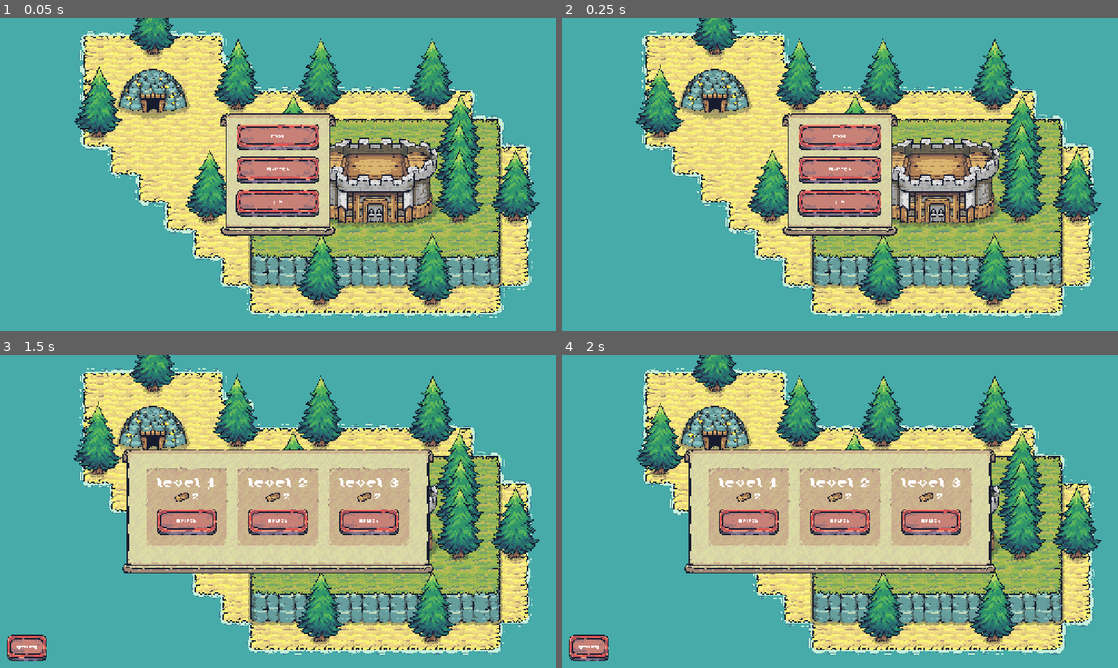
Above: before the commit, frames 1-4 (two rows, left to right).
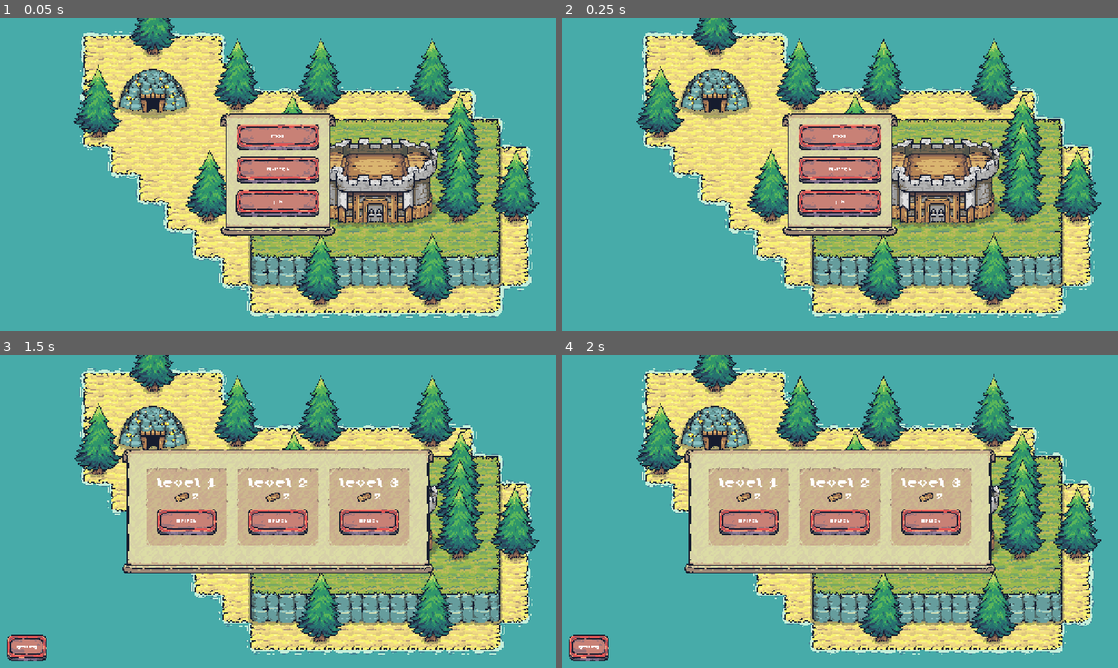
Above: after the commit, the same moments.

Repository: fkemeh18/grid-demo
Game: Godot game, scene res://Scenes/UI/Menus/main_menu.tscn
Same seed, same stepped clock (60 frames per second), same inputs: the game is played once before the commit and once after it.
Inputs (mouse positions are in pixels of both pictures, inside the frame that each line leads up to):
- Up to frame 1 (0.05 s): no input
- Up to frame 2 (0.25 s): no input
- Up to frame 3 (1.5 s): click "Play" at 0.5 s; move the mouse to (400, 495) at 1.27 s; hold D (pan_right) from 1.28 s (still down); click (400, 495) at 1.35 s
- Up to frame 4 (2 s): keep holding D (pan_right)

The runs differ from the first frame. In frame 1, 3.7% of the frame differs, in the area x 13-97%, y 0-96%; in frame 2, 3.7%; in frame 3, 3.4%; in frame 4, 3.0%.

Commit message:
Animation Update 1
Each building has had new animations added to how they function, including both an animation for how they move when the cursor moves and their standard vertical movement that loops before placement. The way buildings hover over specific tiles before placement has also been updated, allowing players to hover over grid vertices to place or destroy buildings rather than a specific tile. This allows for a smoother, more intuitive building and gameplay experience that functionally works the same as before.

Diff:
--- /dev/null
+++ b/Scenes/Components/building_animator_component.gd
@@ -0,0 +1,10 @@
+class_name BuildingAnimatorComponent
+extends Node2D
+
+var _active_tween: Tween
+
+func _ready():
+	play_in_animation()
+
+func play_in_animation() -> void:
+	if _active_tween != null && _active_tween.is_valid(): _active_tween.kill()
--- /dev/null
+++ b/Scenes/Components/building_animator_component.tscn
@@ -0,0 +1,6 @@
+[gd_scene format=3 uid="uid://cutbk56iji1d"]
+
+[ext_resource type="Script" uid="uid://bim1acauid3lb" path="res://Scenes/Components/building_animator_component.gd" id="1_0muio"]
+
+[node name="BuildingAnimatorComponent" type="Node2D" unique_id=1613588455]
+script = ExtResource("1_0muio")
--- a/Scenes/UI/building_ghost.tscn
+++ b/Scenes/UI/building_ghost.tscn
@@ -117,7 +117,7 @@
 &"default": SubResource("Animation_2gfic")
 }
 
-[node name="BuildingGhost" type="Node2D" unique_id=551851122 node_paths=PackedStringArray("_building_boundary_TL", "_building_boundary_TR", "_building_boundary_BL", "_building_boundary_BR", "_sprite_root")]
+[node name="BuildingGhost" type="Node2D" unique_id=551851122 node_paths=PackedStringArray("_building_boundary_TL", "_building_boundary_TR", "_building_boundary_BL", "_building_boundary_BR", "_sprite_root", "_vertical_root")]
 y_sort_enabled = true
 script = ExtResource("1_8v0ut")
 _building_boundary_TL = NodePath("BuildingAreaTL")
@@ -125,6 +125,7 @@
 _building_boundary_BL = NodePath("BuildingAreaBL")
 _building_boundary_BR = NodePath("BuildingAreaBR")
 _sprite_root = NodePath("SpriteRoot")
+_vertical_root = NodePath("SpriteRoot/VerticalRoot")
 
 [node name="AnimationPlayer" type="AnimationPlayer" parent="." unique_id=1420342211]
 libraries/ = SubResource("AnimationLibrary_os7yg")
@@ -170,4 +171,7 @@
 offset = Vector2(-34, -30)
 
 [node name="SpriteRoot" type="Node2D" parent="." unique_id=1478498575]
+top_level = true
 y_sort_enabled = true
+
+[node name="VerticalRoot" type="Node2D" parent="SpriteRoot" unique_id=2063229950]
--- a/Scripts/Management/building_manager.gd
+++ b/Scripts/Management/building_manager.gd
@@ -45,12 +45,14 @@
 
 # passes updated mouse_pos to tile map class for tile
 func _process(delta):
-	var mouse_pos = _grid_manager._get_mouse_grid_pos_without_update()
+	var mouse_pos
 
 	match _curr_state:
 		GameEventsAutoloader.State.Base:
-			pass
+			mouse_pos = _grid_manager._get_mouse_grid_pos_without_update()
 		GameEventsAutoloader.State.PlacingBuilding:
+			mouse_pos = _grid_manager.get_mouse_grid_pos_with_dimension_offset(
+									_grid_manager._cursor_tml.ghost_dimensions)
 			_grid_manager._cursor_tml.set_tile(
 											Rect2i(mouse_pos, Vector2i()))
 
@@ -146,6 +148,7 @@
 	_grid_manager._cursor_tml._ghost_cursor.add_sprite_node(
 														building_ghost_sprite)
 	_grid_manager._cursor_tml._ghost_cursor.set_dimensions(resource.dimensions)
+	_grid_manager._cursor_tml.ghost_dimensions = resource.dimensions
 
 	_building_resource = resource
 	_update_grid_display()
--- a/Scripts/Management/grid_manager.gd
+++ b/Scripts/Management/grid_manager.gd
@@ -21,6 +21,12 @@
 
 func _get_mouse_grid_pos_without_update() -> Vector2i:
 	return _cursor_tml.process_mouse_pos()
+
+func get_mouse_grid_pos_with_dimension_offset(dimensions: Vector2) -> Vector2i:
+	var mouse_grid_pos = _cursor_tml.get_mouse_pos() / 64
+	mouse_grid_pos -= (dimensions / 2)
+	mouse_grid_pos = mouse_grid_pos.round()
+	return Vector2i(mouse_grid_pos.x as int, mouse_grid_pos.y as int)
 
 func _get_tile_custom_data(pos: Vector2i,
 						data_name: String) -> Dictionary[TileMapLayer,bool]:
--- a/Scripts/TileMapLayers/cursor_tile_map_layer.gd
+++ b/Scripts/TileMapLayers/cursor_tile_map_layer.gd
@@ -4,8 +4,13 @@
 @export var _ghost_cursor: BuildingGhost
 @export var _cursor_sprite: Sprite2D
 
+var ghost_dimensions: Vector2
+
+func get_mouse_pos() -> Vector2:
+	return get_global_mouse_position()
+
 func process_mouse_pos() -> Vector2i:
-	var grid_pos = local_to_map(to_local(get_global_mouse_position()))
+	var grid_pos = local_to_map(to_local(get_mouse_pos()))
 	return grid_pos
 
 func _process_global_pos(pos: Vector2) -> Vector2i:
--- a/Scripts/UI/building_ghost.gd
+++ b/Scripts/UI/building_ghost.gd
@@ -6,8 +6,19 @@
 @export var _building_boundary_BL: Node2D
 @export var _building_boundary_BR: Node2D
 @export var _sprite_root: Node2D
+@export var _vertical_root: Node2D
 
 var _sprite_tween: Tween
+
+func _ready():
+	var vertical_tween = create_tween()
+	vertical_tween.set_loops()
+	vertical_tween.tween_property(
+		_vertical_root, "position", Vector2.DOWN * 7, 0.25
+		).set_ease(Tween.EASE_IN_OUT).set_trans(Tween.TRANS_QUAD)
+	vertical_tween.tween_property(
+		_vertical_root, "position", Vector2.UP * 7, 0.25
+		).set_ease(Tween.EASE_IN_OUT).set_trans(Tween.TRANS_QUAD)
 
 func set_dimensions(area: Vector2i) -> void:
 	_building_boundary_TR.position = area * Vector2i(64, 0)
@@ -15,17 +26,20 @@
 	_building_boundary_BR.position = area * Vector2i(64, 64)
 
 func add_sprite_node(sprite_node: Node2D) -> void:
-	_sprite_root.add_child(sprite_node)
+	_vertical_root.add_child(sprite_node)
 
 func play_hover_animation() -> void:
 	if _sprite_tween != null && _sprite_tween.is_valid(): _sprite_tween.kill()
 
 	_sprite_tween = create_tween()
 	_sprite_tween.tween_property(_sprite_root, "global_position",
-								global_position, 0.3)
+									global_position, 0.3).set_trans(
+									Tween.TRANS_BACK).set_ease(Tween.EASE_OUT)
 
 func _set_invalid() -> void:
 	modulate = Color.RED
+	_vertical_root.modulate = modulate
 
 func _set_valid() -> void:
 	modulate = Color.WHITE
+	_vertical_root.modulate = modulate
Not shown, added: Scenes/Components/building_animator_component.gd.uid
